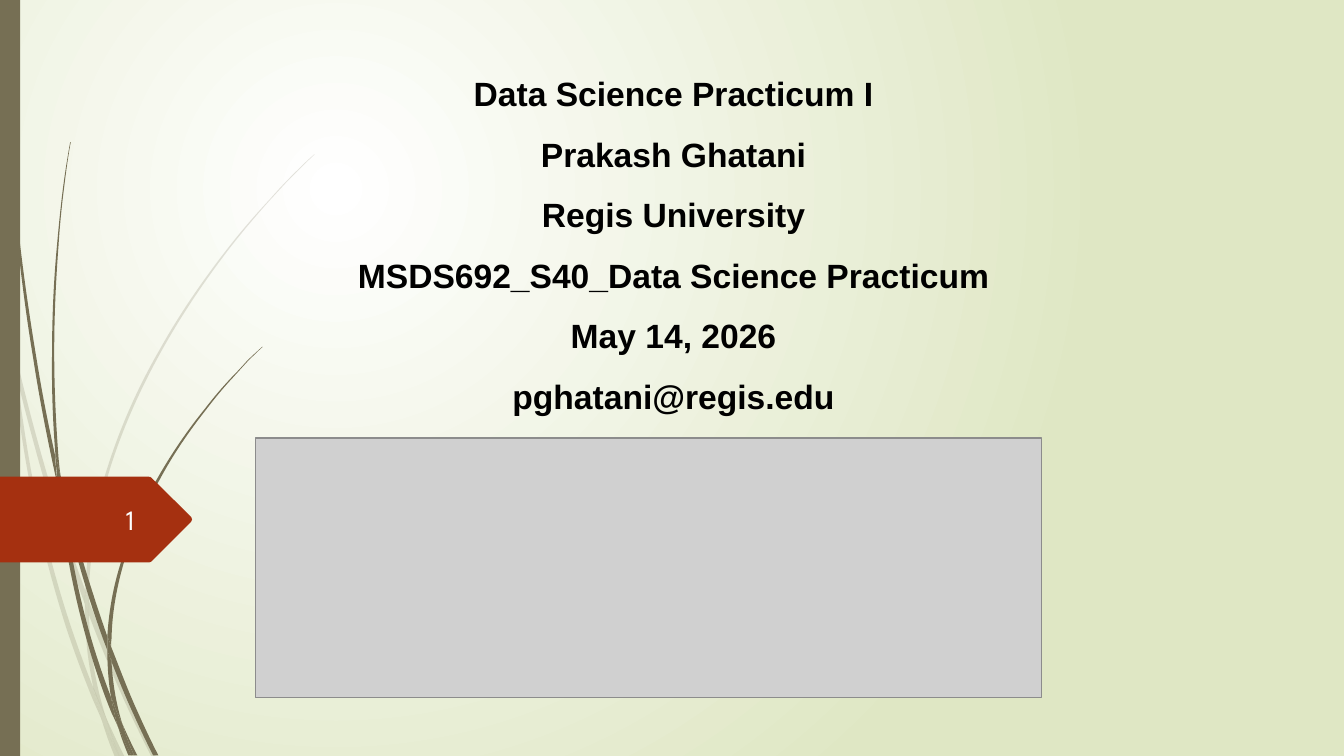
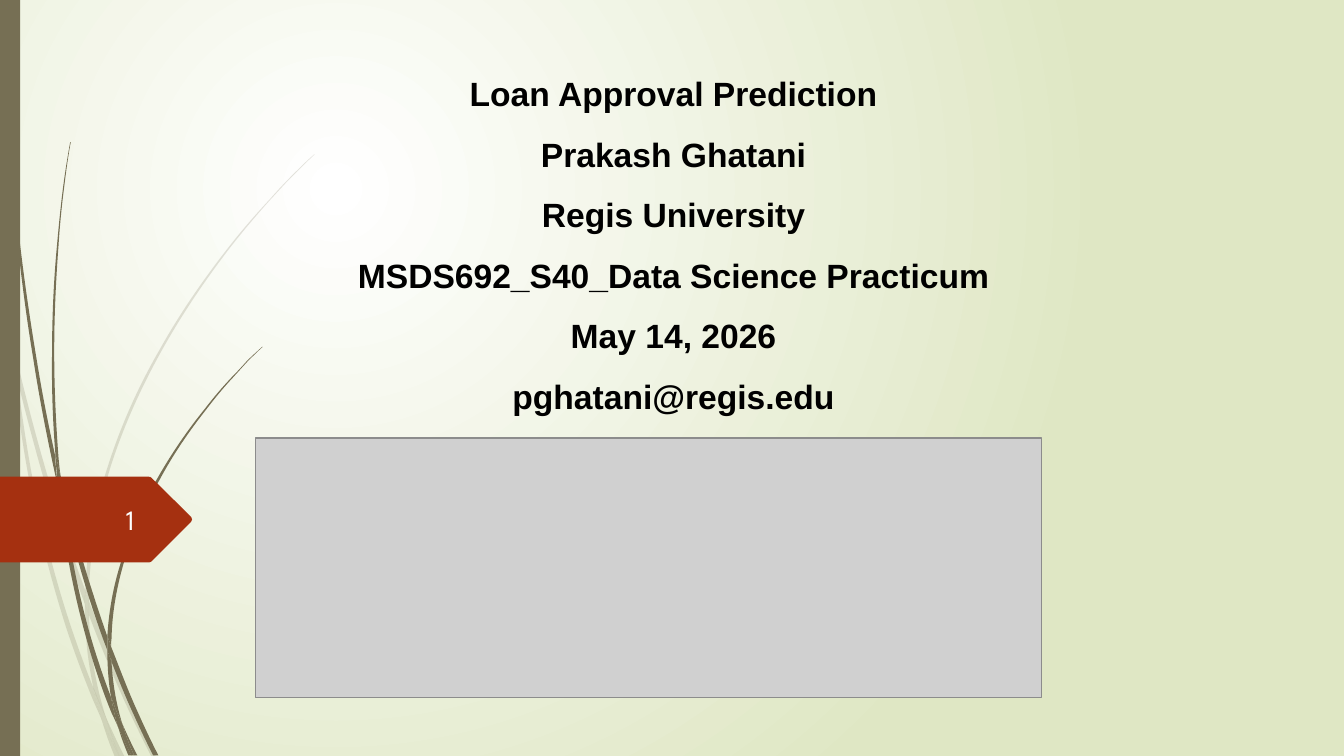
Before and after one commit to pghatani0811/Data-Science-Practicum_Week1_PGhatani, a slide deck: slide 1 of WeeK1_Practicum_Presentation.pptx. Drawn at 1344x756 pixels with LibreOffice and Linux fonts; fonts in the diff are those of the drawing; grey boxes stand for pictures. Boxes give left, top, right and bottom in pixels: in the first picture for what was removed or moved away, otherwise in the second. Text is boxed around its words. In the diff, an @@ line names an element or a change of style, - is before the commit and + after.

```diff
--- a/WeeK1_Practicum_Presentation.pptx
+++ b/WeeK1_Practicum_Presentation.pptx
@@ text at bbox=[470, 81, 877, 113]: text changed @@
-Data Science Practicum I
+Loan Approval Prediction
```
